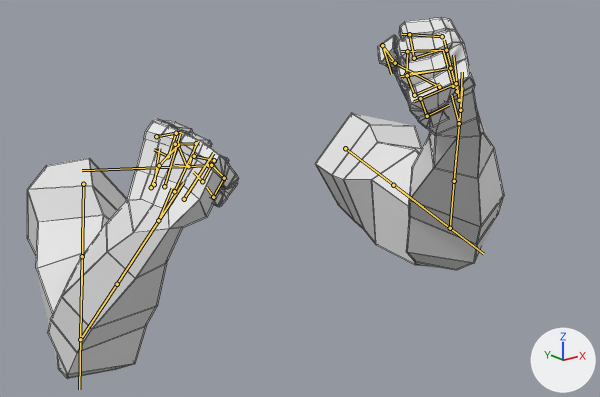
An edit to the FBX model Assets/GhostPuncher/Models/arms_jab_left_4.fbx, drawn before and after from the same camera.
Before and after are seen from a camera (50 mm lens) standing at (-0.726, -1.192, 0.175) and looking at (-0.029, -0.321, -0.173). Arrows for +X, +Y and +Z are at lower right; the lights stay in place. The first picture is the older version. Both versions are drawn at frame 8 of the action 'Scene'; the numbers are the values there. The bones that change, and the others that lie on the model, are drawn over the model as lines. Mesh edges are drawn as thin lines.

Objects in the first picture: 'NEW ARM'.
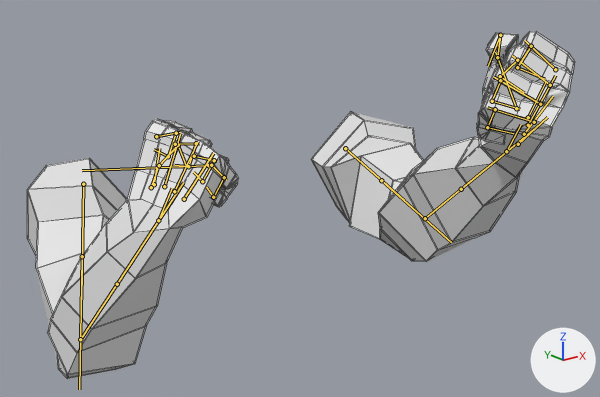
Edits to the scene script, one JSON object a line:
```json
{"block": "bone_def_upper_arm_l", "where": "bone_def_upper_arm_l = bpy.data.objects['NEW RIGRIG'].pose.bones['DEF-upper_arm.L']  # child of 'DEF-shoulder.L'"}
{"op": "set", "path": "bone_def_upper_arm_l.rotation_quaternion", "old": "(0.627, 0.778, 0.0, -0.032)", "new": "(0.551, 0.832, 0.0, -0.059)", "note": "degrees (102, 3, -2) -> degrees (113, 6, -4)"}
{"block": "bone_def_upper_arm_l_001", "where": "bone_def_upper_arm_l_001 = bpy.data.objects['NEW RIGRIG'].pose.bones['DEF-upper_arm.L.001']  # child of 'DEF-upper_arm.L'"}
{"op": "set", "path": "bone_def_upper_arm_l_001.rotation_quaternion", "old": "(0.972, 0.0, -0.236, 0.0)", "new": "(0.924, 0.0, -0.383, 0.0)", "note": "degrees (0, -27, 0) -> degrees (0, -45, 0)"}
{"block": "bone_def_forearm_l", "where": "bone_def_forearm_l = bpy.data.objects['NEW RIGRIG'].pose.bones['DEF-forearm.L']  # child of 'DEF-upper_arm.L'"}
{"op": "set", "path": "bone_def_forearm_l.rotation_quaternion", "old": "(0.797, 0.441, -0.41, 0.051)", "new": "(0.692, 0.249, -0.668, 0.117)", "note": "degrees (67, -44, -23) -> degrees (95, -79, -65)"}
```

Boxes [x1, y1, x2, y2] around the edits, measured in the pictures (600 x 397 px):
```json
{"object": "NEW ARM", "change": "posed", "before": [27, 17, 504, 379], "after": [27, 31, 575, 379], "on screen": "15% wider"}
{"bone": "DEF-upper_arm.L", "before": "(345, 148) to (423, 207)", "after": "(345, 148) to (404, 200)"}
{"bone": "DEF-upper_arm.L.001", "before": "(393, 185) to (484, 254)", "after": "(381, 180) to (451, 242)"}
{"bone": "DEF-forearm.L", "before": "(450, 228) to (456, 151)", "after": "(425, 218) to (484, 169)"}
```
